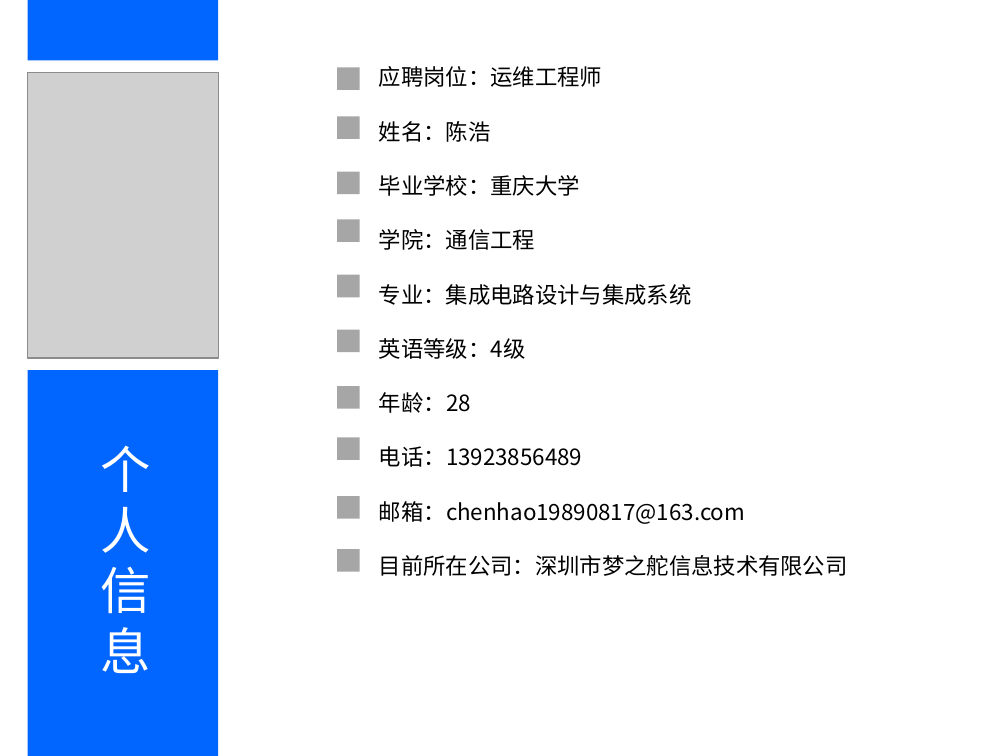
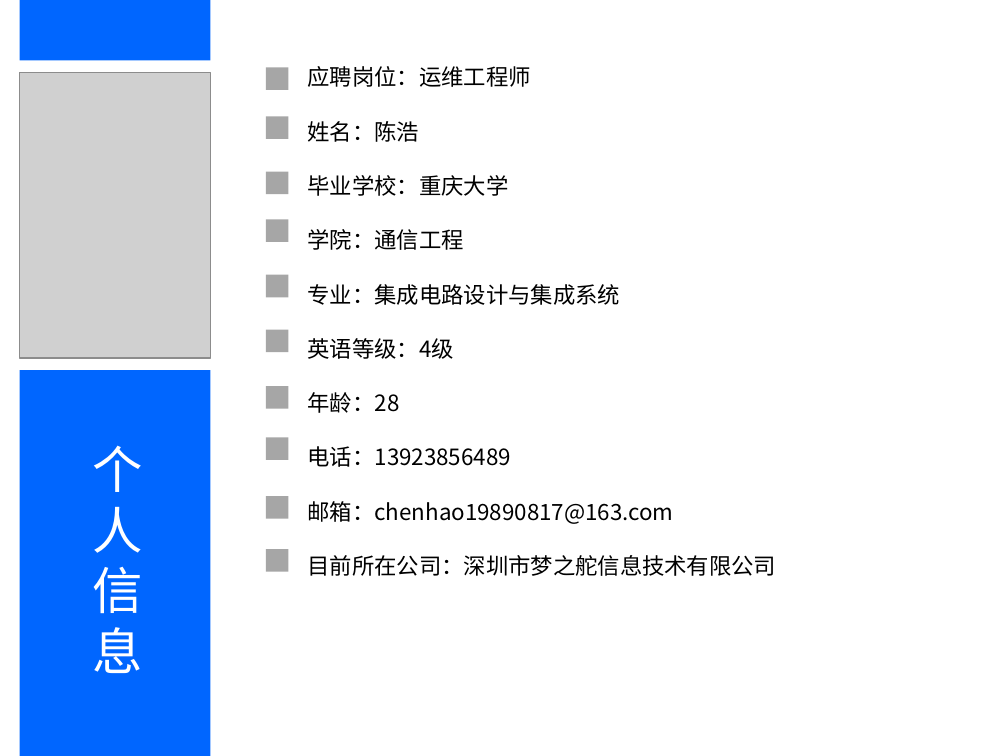
Before and after one commit to 641025266/resume, a slide deck: slide 1 of linux运维工程师-陈浩-重庆大学.ppt. Drawn at 1008x756 pixels with LibreOffice and Linux fonts; fonts in the diff are those of the drawing; grey boxes stand for pictures. Boxes give left, top, right and bottom in pixels: in the first picture for what was removed or moved away, otherwise in the second. Text is boxed around its words. In the diff, an @@ line names an element or a change of style, - is before the commit and + after.

```diff
--- a/linux运维工程师-陈浩-重庆大学.ppt
+++ b/linux运维工程师-陈浩-重庆大学.ppt
@@ 2 rectangles, 1 picture: place and size @@
-2 rectangles, 1 picture at bbox=[27, 0, 218, 756]
+2 rectangles, 1 picture at bbox=[20, 0, 211, 756]
@@ text "个": place and size @@
-text "个" at bbox=[101, 445, 151, 673]
+text "个" at bbox=[93, 445, 143, 673]
@@ 10 rectangles, 1 text: place and size @@
-10 rectangles, 1 text at bbox=[338, 66, 848, 576]
+10 rectangles, 1 text at bbox=[266, 66, 777, 576]
```
Also in this commit, not shown: 2 other slides changed.
